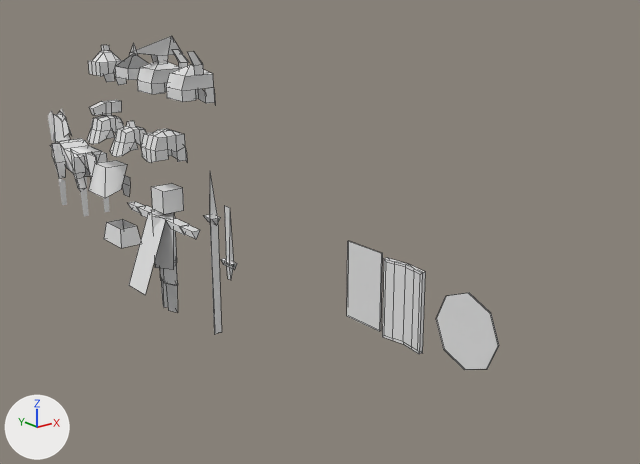
The FBX model Assets/RomeVsBarbarians2/Models/OptimizedUnitHorhse_v3.fbx as it was, and as the next commit left it.
Camera for both pictures: a camera (50 mm lens) standing at (-5.7, -8.27, 4.78) and looking at (1.76, 1.05, 1.05). The axes (+X, +Y, +Z) are drawn at lower left. The lights are the same throughout. Mesh edges are drawn as thin lines on the coarser meshes. Where no turn or scale is listed for an object, it has been applied to the vertices.
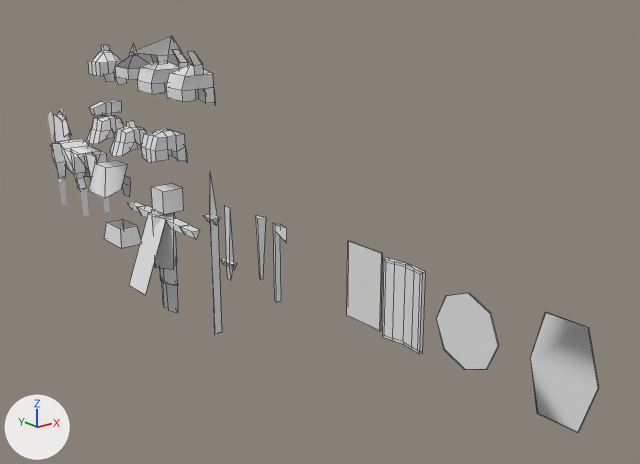
The change, as a list of edits to the scene's bpy script:
```text
Add me_cube_040:
    me_cube_040.from_pydata([(0.0, -0.212, 0.53), (-0.037, -0.042, 0.637), (0.037, -0.043, 0.637), (0.0, -0.212, 0.709), (-0.037, -0.042, 0.709), (0.037, -0.043, 0.709), (0.0, 0.046, -0.243), (0.037, -0.039, -0.243), (-0.037, -0.039, -0.243), (0.0, 0.046, 0.712), (0.037, -0.039, 0.712), (-0.037, -0.039, 0.712)], [], [(0, 3, 4, 1), (2, 5, 3, 0), (6, 9, 10, 7), (7, 10, 11, 8), (8, 11, 9, 6)])
Add me_cylinder_001:
    me_cylinder_001.from_pydata(...)  # 19 vertices, 2 faces; spans x 0.015..0.03, y -0.4..0.369, z -0.526..0.526
Add me_cube_003:
    me_cube_003.from_pydata([(0.059, -0.053, 0.648), (0.0, 0.083, 0.648), (0.0, 0.025, -0.121), (0.014, -0.024, -0.121), (-0.014, -0.024, -0.121), (-0.059, -0.053, 0.648)], [], [(3, 0, 5, 4), (2, 1, 0, 3), (4, 5, 1, 2), (1, 5, 0)])
Add ob_cube_039:
    ob_cube_039 = bpy.data.objects.new('Cube.039', me_cube_040)
    ob_cube_039.location = (0.0, -0.33, 1.12)
Add ob_cylinder_001:
    ob_cylinder_001 = bpy.data.objects.new('Cylinder.001', me_cylinder_001)
    ob_cylinder_001.location = (0.74, -3.8, 1.06)
Add ob_cube_037:
    ob_cube_037 = bpy.data.objects.new('Cube.037', me_cube_003)
    ob_cube_037.location = (0.0, 0.0, 1.18)
```

Location of each change, (x1, y1, x2, y2) in pixels of the pictures (640 x 464 px):
'Cylinder.001', added: after (530, 312, 599, 432)
'Cube.039', added: after (273, 223, 287, 303)
'Cube.037', added: after (255, 216, 266, 279)
